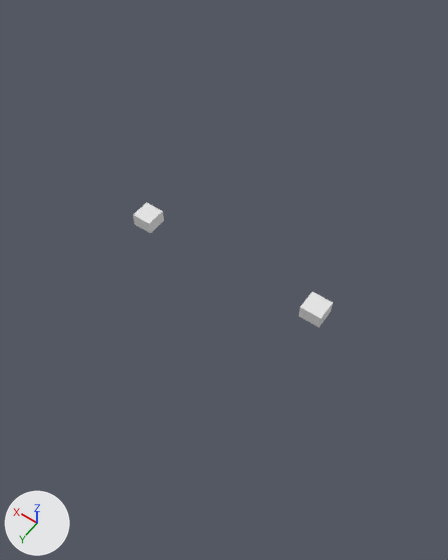
The FBX model assets/meshes/Car_Pickup__neonffb31a.fbx: old version first, new version second.
Camera for both pictures: a camera (50 mm lens) standing at (-1.23, 1.76, 2.58) and looking at (-0.03, 0.08, -0.06). The axes (+X, +Y, +Z) are drawn at lower left. The lights are the same throughout. The older version comes first. Where no turn or scale is listed for an object, it has been applied to the vertices.

The older version as bpy lines, for what is in view:
```python
me_car_pickup_neon_ffb31a = bpy.data.meshes.new('Car_Pickup_neon#ffb31a')
me_car_pickup_neon_ffb31a.from_pydata(...)  # a box spanning x -0.61..-0.49, y -0.06..0.06, z -0.04..0.04; a box spanning x 0.49..0.61, y -0.06..0.06, z -0.04..0.04
ob_bake = bpy.data.objects.new('_bake', me_car_pickup_neon_ffb31a)
ob_bake.location = (0.0, 0.0, 0.0)
```
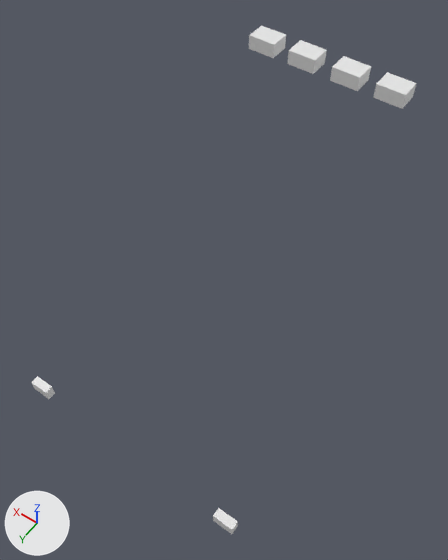
Changed parts and their boxes (x1, y1, x2, y2) in the pictures (448 x 560 px):
'_bake', reshaped (93% wider, 305% taller): before (133, 202, 333, 327); after (31, 25, 417, 534)
part 1 of me_car_pickup_neon_ffb31a, added: after (373, 72, 417, 109)
part 2 of me_car_pickup_neon_ffb31a, added: after (330, 56, 371, 91)
part 3 of me_car_pickup_neon_ffb31a, added: after (287, 40, 327, 74)
part 4 of me_car_pickup_neon_ffb31a, added: after (249, 25, 286, 58)
part 5 of me_car_pickup_neon_ffb31a, added: after (213, 508, 238, 534)
part 6 of me_car_pickup_neon_ffb31a, added: after (31, 376, 55, 399)
part 7 of me_car_pickup_neon_ffb31a, deleted: before (299, 292, 333, 327)
part 8 of me_car_pickup_neon_ffb31a, deleted: before (133, 202, 164, 233)

The edits, one by one:
me_car_pickup_neon_ffb31a is used by ob_bake; location (0.0, 0.0, 0.0).
me_car_pickup_neon_ffb31a had 16 vertices, 12 faces and spanned x -0.61..0.61, y -0.06..0.06, z -0.04..0.04.
me_car_pickup_neon_ffb31a now has 48 vertices, 36 faces and spans x -0.72..0.72, y -0.967..0.968, z -0.75..0.75.
me_car_pickup_neon_ffb31a part 1: a new loose piece, a box spanning x -0.46..-0.3, y -0.967..-0.847, z 0.67..0.75.
me_car_pickup_neon_ffb31a part 2: a new loose piece, a box spanning x -0.21..-0.05, y -0.967..-0.847, z 0.67..0.75.
me_car_pickup_neon_ffb31a part 3: a new loose piece, a box spanning x 0.05..0.21, y -0.967..-0.847, z 0.67..0.75.
me_car_pickup_neon_ffb31a part 4: a new loose piece, a box spanning x 0.3..0.46, y -0.967..-0.847, z 0.67..0.75.
me_car_pickup_neon_ffb31a part 5: a new loose piece, a box spanning x -0.72..-0.6, y 0.917..0.968, z -0.75..-0.67.
me_car_pickup_neon_ffb31a part 6: a new loose piece, a box spanning x 0.6..0.72, y 0.917..0.968, z -0.75..-0.67.
me_car_pickup_neon_ffb31a part 7: the loose piece of 8 vertices spanning x -0.61..-0.49, y -0.06..0.06, z -0.04..0.04 is deleted.
me_car_pickup_neon_ffb31a part 8: the loose piece of 8 vertices spanning x 0.49..0.61, y -0.06..0.06, z -0.04..0.04 is deleted.
